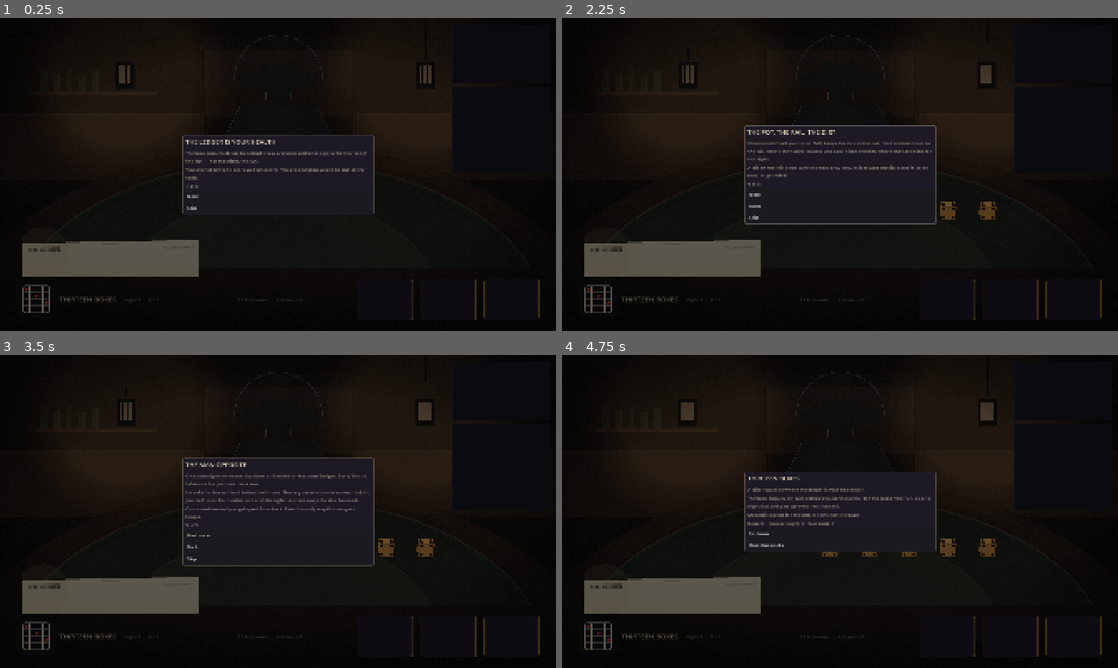
Above: before the commit, frames 1-4 (two rows, left to right).
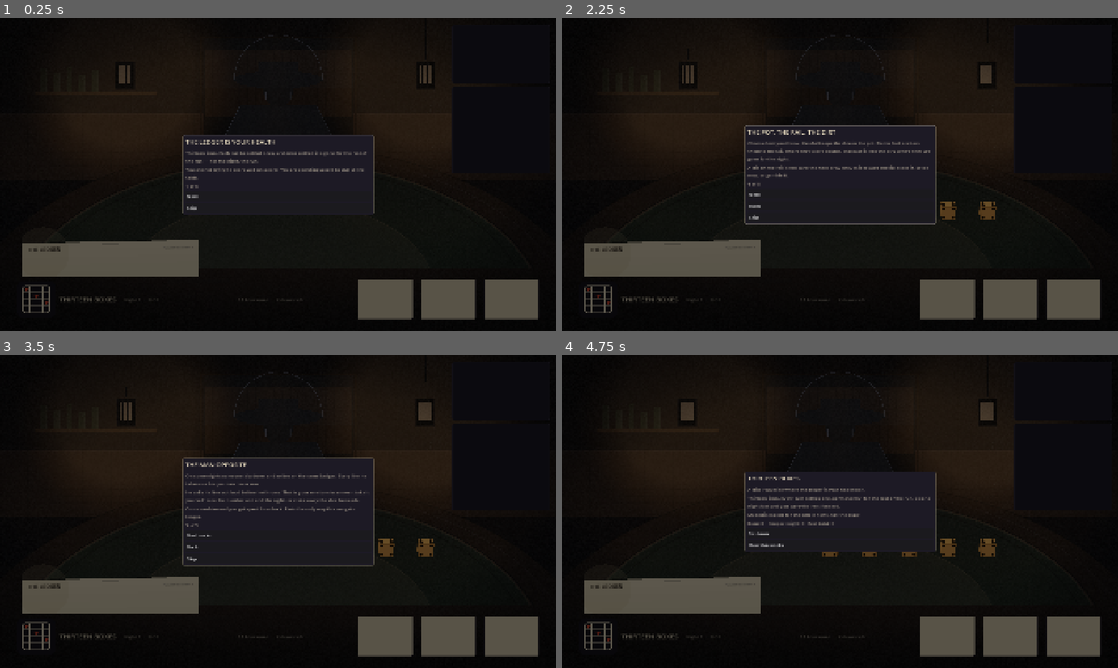
Above: after the commit, the same moments.

Repository: AdLgames/tugow
Game: Godot game, scene res://scenes/main.tscn
Two runs of this game, one before a commit and one after it. Both use one fixed random seed, a clock stepped at 60 frames per second and the inputs below.
Inputs (mouse positions are in pixels of both pictures, inside the frame that each line leads up to):
- Up to frame 1 (0.25 s): no input
- Up to frame 2 (2.25 s): click "Next" at 0.5 s; click "Next" at 1.25 s; click "Next" at 2 s
- Up to frame 3 (3.5 s): click "Next" at 2.75 s
- Up to frame 4 (4.75 s): click "Skip" at 3.5 s; click (945, 636) at 4.27 s

The runs differ from the first frame. In frame 1, 3.9% of the frame differs, in the area x 64-98%, y 83-97%; in frame 2, 4.2%, in the area x 33-98%, y 39-97%; in frame 3, 3.9%; in frame 4, 3.9%.

Commit message:
Careful, Chancy, Damn Fool — and paper for the rest of it
The throws are named for what they say about you rather than for their
force. "Medium" is not a word anyone at this table would use.

The dice tray and the draw buttons are now stubs torn from the same block as
the Ledger. Paper is already the player's side of this table — the sheet is
paper, your marks are pencil, his are ink — and the dark panels with gold
edges were the last interface furniture sitting on the felt. The slips carry
a deckled bottom edge, pencil for the value, green ink for the careful
throw, red for the one that loses dice.

Two register slips fixed while renaming: "cocked — both" was mechanical
shorthand and is now "leaning — reads both"; "bitter" was sitting on the
state line among words about where a die is, when it is a condition of the
die, so it is a mark on the slip instead.

The zone words are left alone. "In the pot", "on the rail" and "in the dirt"
were already the themed part, and they are load-bearing in the intro and the
hints.

Die names on the table were being drawn onto the dice they name — placed for
the flat sprites they used to be, not the cubes they are now.

162 logic, 41,800 invariant, 22 physical-turn, UI smoke.

Co-Authored-By: Claude Opus 5 <noreply@anthropic.com>
Claude-Session: https://claude.ai/code/session_01BzAKzGJTYJvNQcmYrQHVBo

Diff:
--- a/scripts/core/throw.gd
+++ b/scripts/core/throw.gd
@@ -8,10 +8,13 @@
 enum Strength { SOFT, MEDIUM, HARD }
 enum Zone { POT, RAIL, LOST }
 
+## Named for what the throw says about you rather than for its force: this
+## is a game about nerve and debt, and "medium" is not a word anyone at this
+## table would use.
 const STRENGTH_NAMES := {
-	Strength.SOFT: "Soft",
-	Strength.MEDIUM: "Medium",
-	Strength.HARD: "Hard",
+	Strength.SOFT: "Careful",
+	Strength.MEDIUM: "Chancy",
+	Strength.HARD: "Damn Fool",
 }
 
 ## One line each, shown on the button itself.
--- a/scripts/ui/dice_tray.gd
+++ b/scripts/ui/dice_tray.gd
@@ -26,30 +26,52 @@
 	var font := ThemeDB.fallback_font
 	var index := 0
 	for die in game.pool.table:
-		var at := Vector2(index * (ENTRY.x + 8), 0)
+		_draw_slip(font, Vector2(index * (ENTRY.x + 8), 0), die, index)
 		index += 1
-		var state := _state_of(die)
-		var tint: Color = state[1]
-		draw_rect(Rect2(at, ENTRY), Color(ThemeColors.PANEL, 0.85), true)
-		draw_rect(Rect2(at, ENTRY), Color(tint, 0.55), false, 1.0)
-		draw_string(font, at + Vector2(10, 20), die.die_name.to_upper(),
-			HORIZONTAL_ALIGNMENT_LEFT, -1, 13, ThemeColors.INK)
-		draw_string(font, at + Vector2(10, 42), state[0],
-			HORIZONTAL_ALIGNMENT_LEFT, -1, 12, tint)
-		var value := "—" if die.lost or die.value <= 0 else str(die.value)
-		draw_string(font, at + Vector2(ENTRY.x - 34, 38), value,
-			HORIZONTAL_ALIGNMENT_LEFT, -1, 26, tint)
+
+
+## One betting slip per die, in the Ledger's paper: the tray is your own note
+## about your own dice, not a readout of them.
+func _draw_slip(font: Font, at: Vector2, die: Die, index: int) -> void:
+	var state := _state_of(die)
+	var tint: Color = state[1]
+
+	# Paper, each stub torn from the same block but not quite the same tone.
+	var tone := ThemeColors.PAPER_HI.lerp(ThemeColors.PAPER_LO, 0.18 + 0.12 * float(index % 3))
+	draw_rect(Rect2(at, ENTRY), tone, true)
+	draw_rect(Rect2(at + Vector2(0, ENTRY.y - 3), Vector2(ENTRY.x, 3)),
+		Color(0.10, 0.08, 0.13, 0.16), true)
+	# A deckled bottom edge, so it reads as torn rather than cut.
+	for notch in range(0, int(ENTRY.x), 9):
+		var depth := 2.0 + float((notch + index * 7) % 3)
+		draw_rect(Rect2(at + Vector2(notch, ENTRY.y - depth), Vector2(5, depth)),
+			ThemeColors.BACKGROUND, true)
+
+	draw_string(font, at + Vector2(10, 20), die.die_name.to_upper(),
+		HORIZONTAL_ALIGNMENT_LEFT, -1, 13, Color("241c14"))
+	draw_string(font, at + Vector2(10, 42), state[0],
+		HORIZONTAL_ALIGNMENT_LEFT, -1, 12, tint)
+
+	var value := "—" if die.lost or die.value <= 0 else str(die.value)
+	draw_string(font, at + Vector2(ENTRY.x - 34, 38), value,
+		HORIZONTAL_ALIGNMENT_LEFT, -1, 26, ThemeColors.PENCIL if not die.lost else tint)
+
+	# A bitter die is a condition of the die, not a place it is sitting, so it
+	# is marked on the slip rather than written on the state line.
+	if die.bitter:
+		draw_circle(at + Vector2(ENTRY.x - 12, 12), 5.0, Color(ThemeColors.BITTER, 0.85))
+	# Staked dice get a seal.
+	if die.locked:
+		draw_circle(at + Vector2(ENTRY.x - 12, 12), 6.0, Color(ThemeColors.LOCKED, 0.9))
 
 
 func _state_of(die: Die) -> Array:
 	if die.lost:
 		return ["in the dirt", ThemeColors.ADVERSARY]
 	if die.locked:
-		return [Lore.LOCKED_TAG.to_lower(), ThemeColors.LOCKED]
+		return [Lore.LOCKED_TAG.to_lower(), Color("6b4a1e")]
 	if die.is_cocked():
-		return ["cocked — both", ThemeColors.PLAYER]
+		return ["leaning — reads both", Color("2f5c39")]
 	if die.zone == Throw.Zone.RAIL:
-		return ["on the rail x2", ThemeColors.DECLARED]
-	if die.bitter:
-		return ["bitter", ThemeColors.BITTER]
-	return ["in the pot", ThemeColors.INK_DIM]
+		return ["on the rail x2", Color("8e4a1e")]
+	return ["in the pot", Color(0.10, 0.08, 0.13, 0.55)]
--- a/scripts/ui/die_view.gd
+++ b/scripts/ui/die_view.gd
@@ -206,9 +206,12 @@
 	var font := ThemeDB.fallback_font
 	var label := die.die_name.to_upper()
 	var width := font.get_string_size(label, HORIZONTAL_ALIGNMENT_LEFT, -1, 15).x
-	var at := Vector2((SIZE - width) * 0.5, -12) + offset
-	draw_string(font, at + Vector2(1, 1), label, HORIZONTAL_ALIGNMENT_LEFT, -1, 15,
-		Color(0, 0, 0, 0.65))
+	# Clear of the die itself: the rendered cube stands taller on screen than
+	# the flat one this label was placed for.
+	var at := Vector2((SIZE - width) * 0.5, -34) + offset
+	for shadow in [Vector2(1, 1), Vector2(-1, 1), Vector2(1, -1), Vector2(-1, -1)]:
+		draw_string(font, at + shadow, label, HORIZONTAL_ALIGNMENT_LEFT, -1, 15,
+			Color(0, 0, 0, 0.75))
 	draw_string(font, at, label, HORIZONTAL_ALIGNMENT_LEFT, -1, 15,
 		ThemeColors.LOCKED if die.locked else ThemeColors.INK_DIM)
 
--- a/scripts/ui/intro.gd
+++ b/scripts/ui/intro.gd
@@ -31,7 +31,7 @@
 		"You are trading what you might roll for what you already have. The table narrows as the night goes on, and that is the same bargain the Ledger makes.",
 	]))
 	out.append(Page.new("THE POT, THE RAIL, THE DIRT", [
-		"Choose how hard you throw. Soft keeps the dice in the pot. Hard scatters them to the rail, where they score double, and past it into the dirt, where they are gone for the night.",
+		"Choose how you throw. Careful keeps the dice in the pot. Damn Fool scatters them to the rail, where they score double, and past it into the dirt, where they are gone for the night.",
 		"A die on the rail is not safe: the next draw shoves it toward the lip. Stake it, settle now, or gamble it.",
 	]))
 	out.append(Page.new("THE MAN OPPOSITE", [
--- a/scripts/ui/main.gd
+++ b/scripts/ui/main.gd
@@ -240,11 +240,11 @@
 		var button := Button.new()
 		button.custom_minimum_size = Vector2(190, 56)
 		button.tooltip_text = Throw.STRENGTH_BLURBS[strength]
-		button.add_theme_color_override("font_color", ThemeColors.INK)
+		button.add_theme_color_override("font_color", ThemeColors.PENCIL)
 		button.add_theme_stylebox_override("normal", _draw_button_style(0.35))
 		button.add_theme_stylebox_override("hover", _draw_button_style(1.0))
 		button.add_theme_stylebox_override("pressed", _draw_button_style(1.0))
-		button.add_theme_stylebox_override("disabled", _draw_button_style(0.12))
+		button.add_theme_stylebox_override("disabled", _draw_button_style(0.0))
 		button.pressed.connect(_on_throw_pressed.bind(strength))
 		button.mouse_entered.connect(_on_throw_hovered.bind(strength))
 		strip.add_child(button)
@@ -260,13 +260,16 @@
 	add_child(_hint_label)
 
 
-## The mock's .rollbtn: raised panel, gold edge that lifts on hover.
-func _draw_button_style(edge_alpha: float) -> StyleBoxFlat:
+## A stub torn from the same block as the Ledger and the dice slips. Paper is
+## the player's side of this table; the last dark panels with gold edges were
+## the only interface furniture left on it.
+func _draw_button_style(weight: float) -> StyleBoxFlat:
 	var box := StyleBoxFlat.new()
-	box.bg_color = Color("231f2d")
-	box.border_color = Color(ThemeColors.LOCKED, edge_alpha)
+	box.bg_color = ThemeColors.PAPER_HI.lerp(ThemeColors.PAPER_LO, 0.35 - weight * 0.3)
+	box.border_color = Color(0.10, 0.08, 0.13, 0.10 + weight * 0.35)
 	box.set_border_width_all(1)
-	box.set_corner_radius_all(4)
+	box.border_width_bottom = 3
+	box.set_corner_radius_all(2)
 	box.content_margin_left = 18
 	box.content_margin_right = 18
 	box.content_margin_top = 10
@@ -693,13 +696,15 @@
 			reason if reason != "" else Throw.STRENGTH_SHORT[strength],
 		]
 		button.tooltip_text = Throw.STRENGTH_BLURBS[strength]
-		var tint := ThemeColors.INK
+		# Written on the stub: green ink for the careful throw, pencil for the
+		# ordinary one, red for the one that loses dice.
+		var tint := ThemeColors.PENCIL
 		if reason != "":
-			tint = ThemeColors.BURNED
+			tint = Color(0.10, 0.08, 0.13, 0.35)
 		elif strength == Throw.Strength.HARD:
-			tint = ThemeColors.DECLARED
+			tint = ThemeColors.SCRATCH_RED
 		elif strength == Throw.Strength.SOFT:
-			tint = ThemeColors.PLAYER
+			tint = Color("2f5c39")
 		button.add_theme_color_override("font_color", tint)
 		button.add_theme_color_override("font_disabled_color", tint)
 
